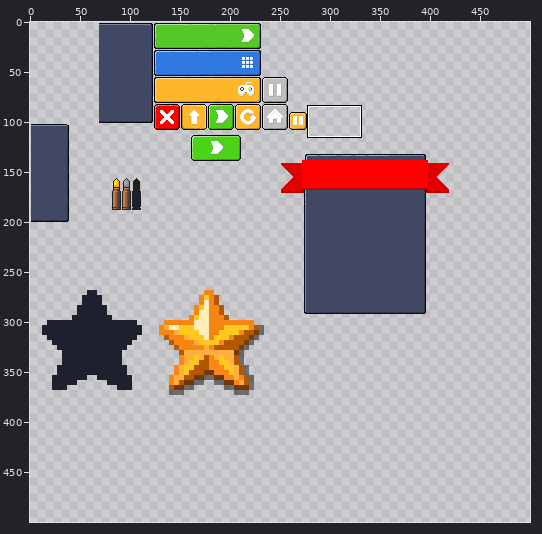
Two states of a sprite sheet, Assets/Sprites/UI Sprites/UI Sprite.png. Above, an overview of the earlier version with the close-up marked.
Close-up. Before:
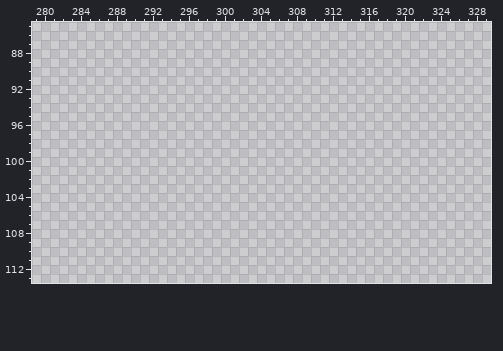
The file is 500x500 pixels. Colours within 5 levels of each other are drawn and written as one. Shown: x 279..329, y 85..113. The commit also changed other parts of the picture, which this record leaves out.
After:
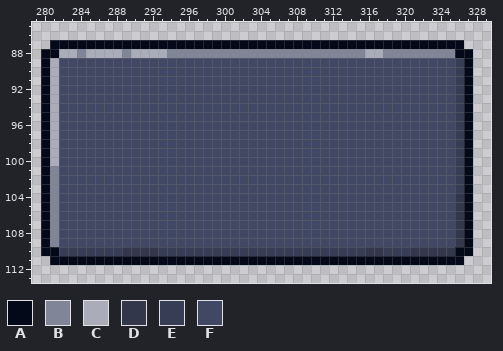
Palette (. is transparent): A #030919  B #808597  C #aaadb9  D #32374c  E #373d54  F #414864
From old to new:
{"y":87,"x":281,"old":"..............................................","new":"AAAAAAAAAAAAAAAAAAAAAAAAAAAAAAAAAAAAAAAAAAAAAA"}
{"y":88,"x":280,"old":"................................................","new":"AACCBCCCCBCCCCBBBBBBBBBBBBBBBBBBBBBBCCBBBBBBBBAA"}
{"y":89,"x":280,"old":"................................................","new":"ACFFFFFFFFFFFFFFFFFFFFFFFFFFFFFFFFFFFFFFFFFFFFEA"}
{"y":90,"x":280,"old":"................................................","new":"ACFFFFFFFFFFFFFFFFFFFFFFFFFFFFFFFFFFFFFFFFFFFFEA"}
{"y":91,"x":280,"old":"................................................","new":"ACFFFFFFFFFFFFFFFFFFFFFFFFFFFFFFFFFFFFFFFFFFFFEA"}
{"y":92,"x":280,"old":"................................................","new":"ACFFFFFFFFFFFFFFFFFFFFFFFFFFFFFFFFFFFFFFFFFFFFEA"}
{"y":93,"x":280,"old":"................................................","new":"ACFFFFFFFFFFFFFFFFFFFFFFFFFFFFFFFFFFFFFFFFFFFFEA"}
{"y":94,"x":280,"old":"................................................","new":"ACFFFFFFFFFFFFFFFFFFFFFFFFFFFFFFFFFFFFFFFFFFFFEA"}
{"y":95,"x":280,"old":"................................................","new":"ACFFFFFFFFFFFFFFFFFFFFFFFFFFFFFFFFFFFFFFFFFFFFEA"}
{"y":96,"x":280,"old":"................................................","new":"ACFFFFFFFFFFFFFFFFFFFFFFFFFFFFFFFFFFFFFFFFFFFFEA"}
{"y":97,"x":280,"old":"................................................","new":"ACFFFFFFFFFFFFFFFFFFFFFFFFFFFFFFFFFFFFFFFFFFFFEA"}
{"y":98,"x":280,"old":"................................................","new":"ACFFFFFFFFFFFFFFFFFFFFFFFFFFFFFFFFFFFFFFFFFFFFEA"}
{"y":99,"x":280,"old":"................................................","new":"ACFFFFFFFFFFFFFFFFFFFFFFFFFFFFFFFFFFFFFFFFFFFFEA"}
{"y":100,"x":280,"old":"................................................","new":"ACFFFFFFFFFFFFFFFFFFFFFFFFFFFFFFFFFFFFFFFFFFFFEA"}
{"y":101,"x":280,"old":"................................................","new":"ABFFFFFFFFFFFFFFFFFFFFFFFFFFFFFFFFFFFFFFFFFFFFEA"}
{"y":102,"x":280,"old":"................................................","new":"ABFFFFFFFFFFFFFFFFFFFFFFFFFFFFFFFFFFFFFFFFFFFFEA"}
{"y":103,"x":280,"old":"................................................","new":"ABFFFFFFFFFFFFFFFFFFFFFFFFFFFFFFFFFFFFFFFFFFFFEA"}
{"y":104,"x":280,"old":"................................................","new":"ABFFFFFFFFFFFFFFFFFFFFFFFFFFFFFFFFFFFFFFFFFFFFDA"}
{"y":105,"x":280,"old":"................................................","new":"ABFFFFFFFFFFFFFFFFFFFFFFFFFFFFFFFFFFFFFFFFFFFFDA"}
{"y":106,"x":280,"old":"................................................","new":"ABFFFFFFFFFFFFFFFFFFFFFFFFFFFFFFFFFFFFFFFFFFFFDA"}
{"y":107,"x":280,"old":"................................................","new":"ABFFFFFFFFFFFFFFFFFFFFFFFFFFFFFFFFFFFFFFFFFFFFDA"}
{"y":108,"x":280,"old":"................................................","new":"ABFFFFFFFFFFFFFFFFFFFFFFFFFFFFFFFFFFFFFFFFFFFFDA"}
{"y":109,"x":280,"old":"................................................","new":"ABFFFFFFFFFFFFFFFFFFFFFFFFFFFFFFFFFFFFFFFFFFFFDA"}
{"y":110,"x":280,"old":"................................................","new":"AAEEEEEEEDDDDEEEEEEEEEEEEEEEEEEEEEEEDDEEEDDDDDAA"}
{"y":111,"x":281,"old":"..............................................","new":"AAAAAAAAAAAAAAAAAAAAAAAAAAAAAAAAAAAAAAAAAAAAAA"}
